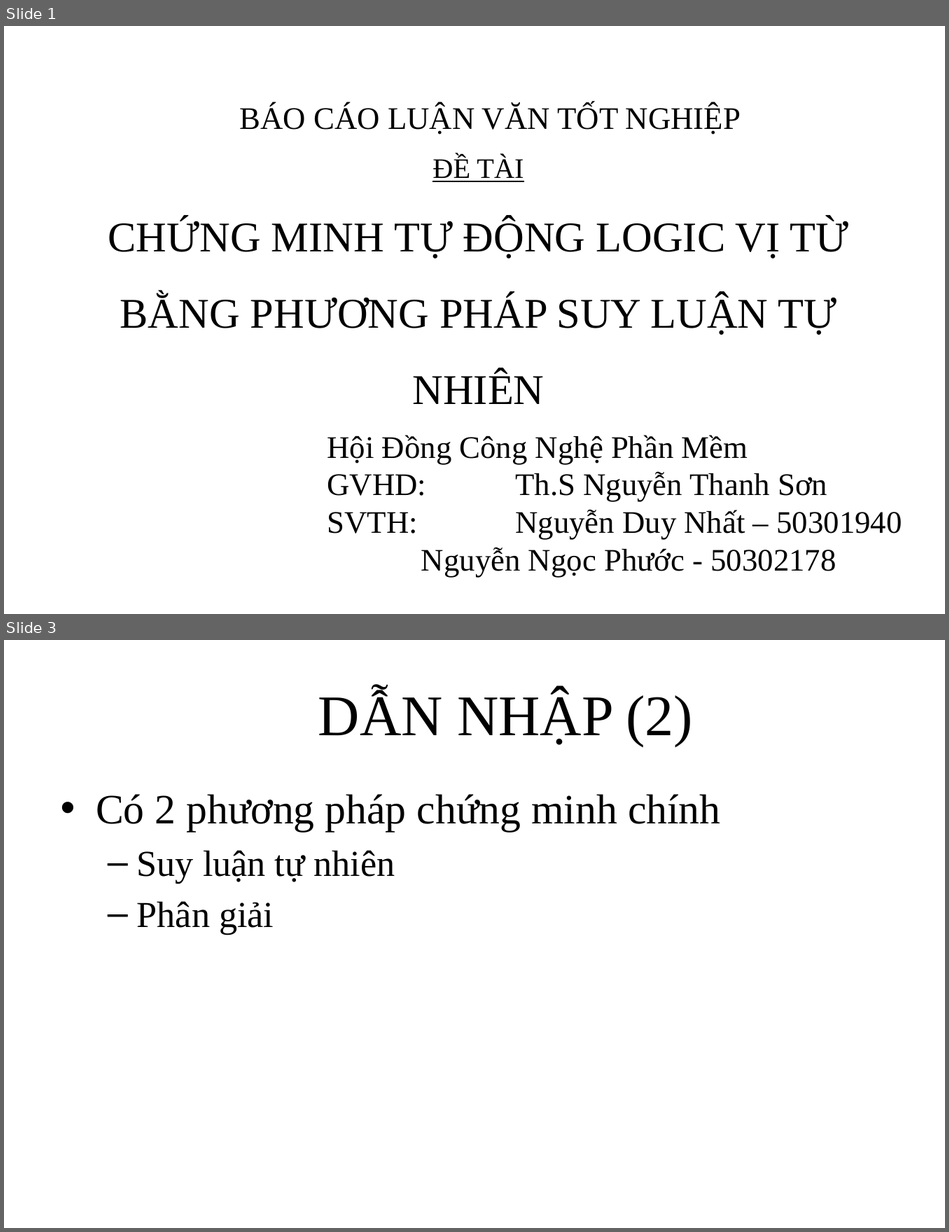
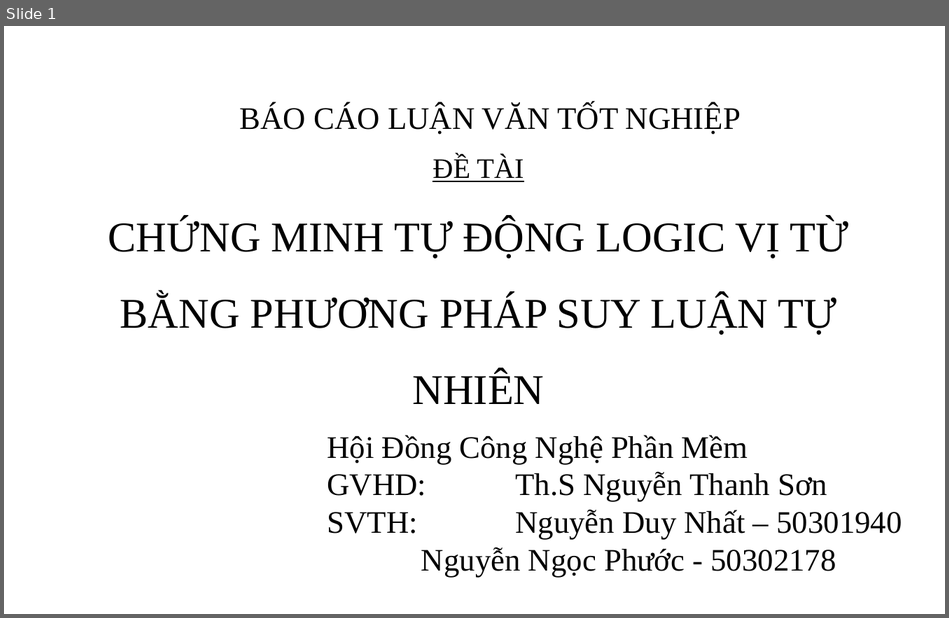
Before and after one commit to giang-rocker/logic, a slide deck: Report/SUY LUẬN TỰ NHIÊN.pptx. Shown one above the other, each under a label of ours: slides 1 and 3 before the commit, slide 1 after it; the slides between them are not shown. The pictures are 949x1232 and 949x618 pixels, drawn with LibreOffice and Linux fonts; fonts in the diff are those of the drawing. Boxes give left, top, right and bottom in pixels: in the first picture for what was removed or moved away, otherwise in the second. Text is boxed around its words. In the diff, an @@ line names an element or a change of style, - is before the commit and + after.

```diff
--- a/Report/SUY LUẬN TỰ NHIÊN.pptx
+++ b/Report/SUY LUẬN TỰ NHIÊN.pptx
@@ slide 3 removed at <box>4,640,945,1228</box>, background #FFFFFF @@
@@ title removed at <box>318,690,693,746</box> @@
-DẪN NHẬP (2)
@@ text removed at <box>96,794,721,935</box> @@
-• Có 2 phương pháp chứng minh chính
-  – Suy luận tự nhiên
-  – Phân giải
```
Also in this commit, not shown: 2 slides changed, 1 slide added, 5 other files.
